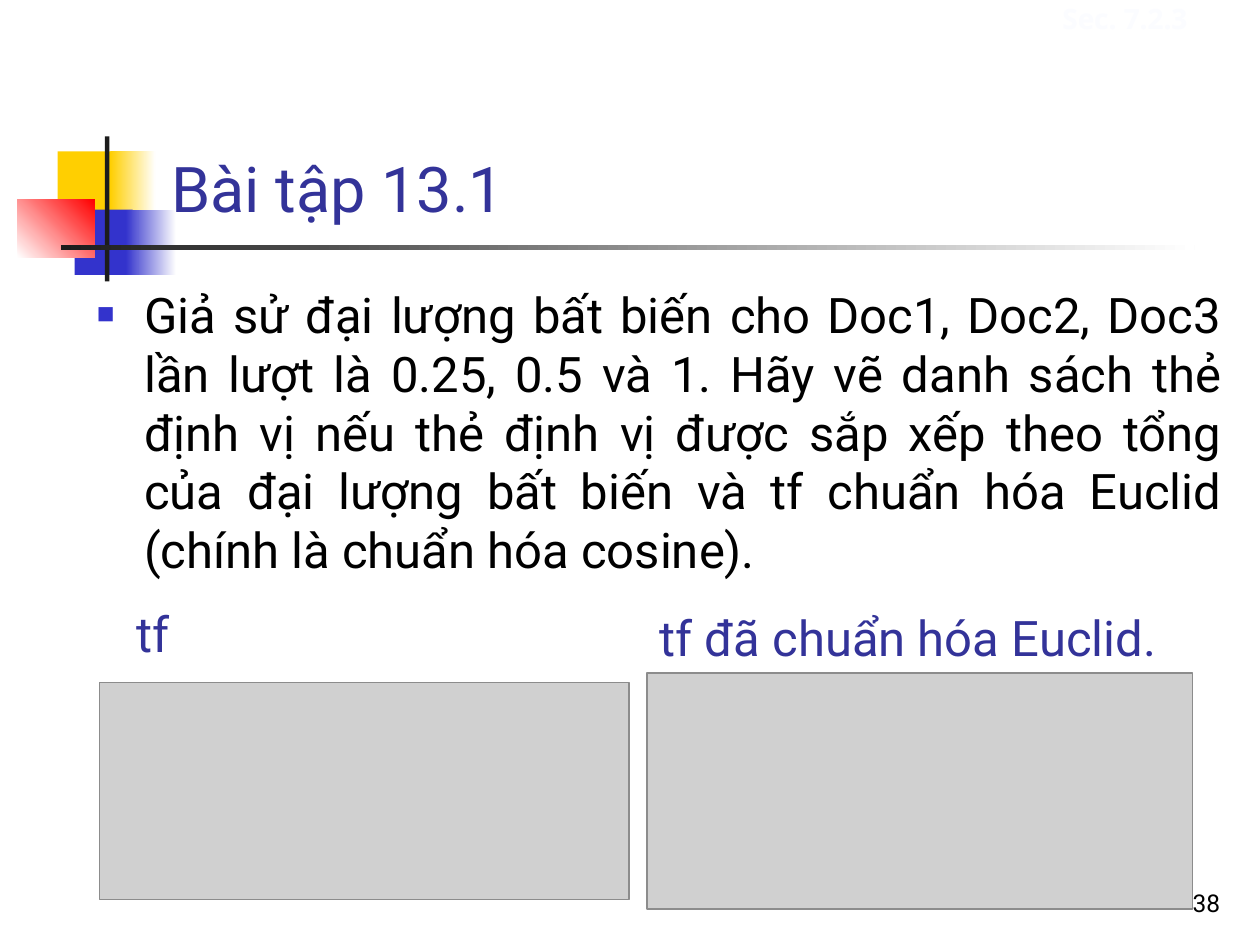
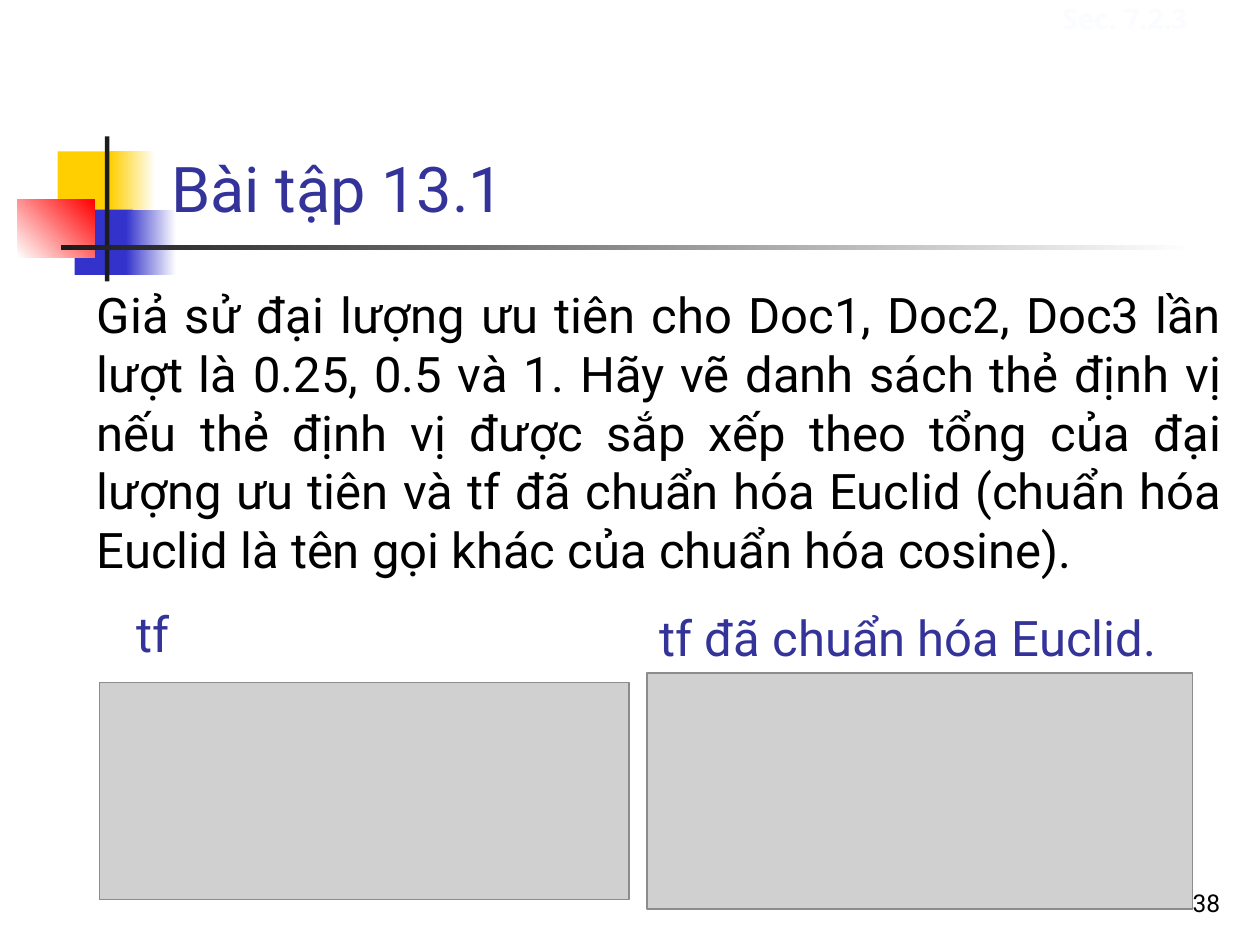
Before and after one commit to bangoc/IT4853, a slide deck: slide 38 of Bai 13 Cai dat VSM.pptx. Drawn at 1260x945 pixels with LibreOffice and Linux fonts; fonts in the diff are those of the drawing; grey boxes stand for pictures. Boxes give left, top, right and bottom in pixels: in the first picture for what was removed or moved away, otherwise in the second. Text is boxed around its words. In the diff, an @@ line names an element or a change of style, - is before the commit and + after.

```diff
--- a/Bai 13 Cai dat VSM.pptx
+++ b/Bai 13 Cai dat VSM.pptx
@@ text at [97, 293, 1222, 579]: text changed @@
-■ Giả sử đại lượng bất biến cho Doc1, Doc2, Doc3 lần lượt là 0.25, 0.5 và 1. Hãy vẽ danh sách thẻ định vị nếu thẻ định vị được sắp xếp theo tổng của đại lượng bất biến và tf chuẩn hóa Euclid (chính là chuẩn hóa cosine).
+Giả sử đại lượng ưu tiên cho Doc1, Doc2, Doc3 lần lượt là 0.25, 0.5 và 1. Hãy vẽ danh sách thẻ định vị nếu thẻ định vị được sắp xếp theo tổng của đại lượng ưu tiên và tf đã chuẩn hóa Euclid (chuẩn hóa Euclid là tên gọi khác của chuẩn hóa cosine).
```
Also in this commit, not shown: 2 slides added, 1 other file.
